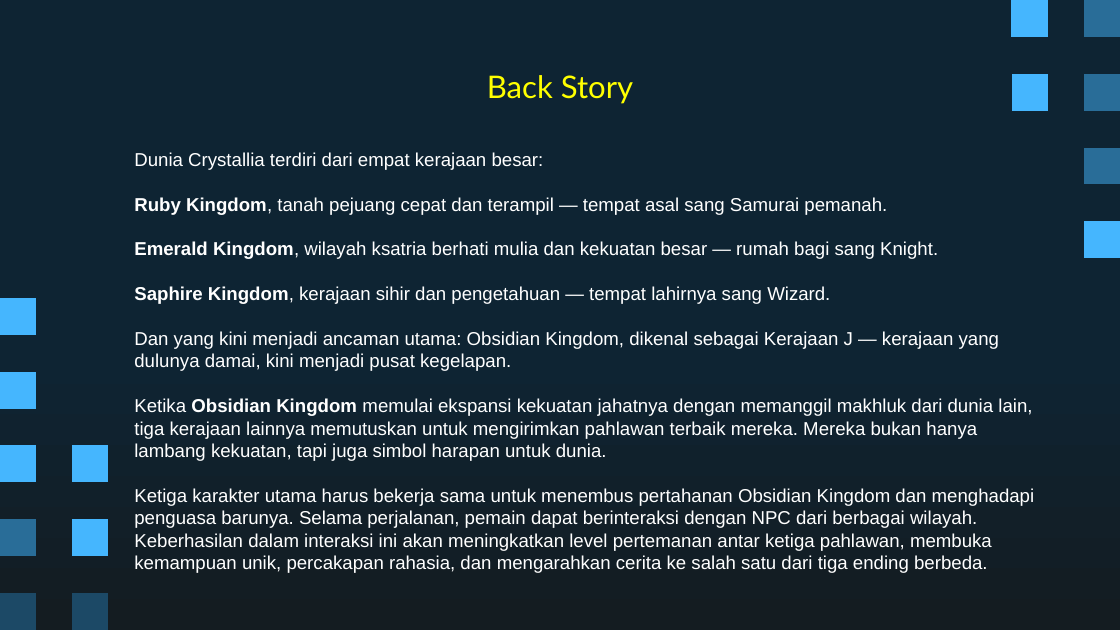
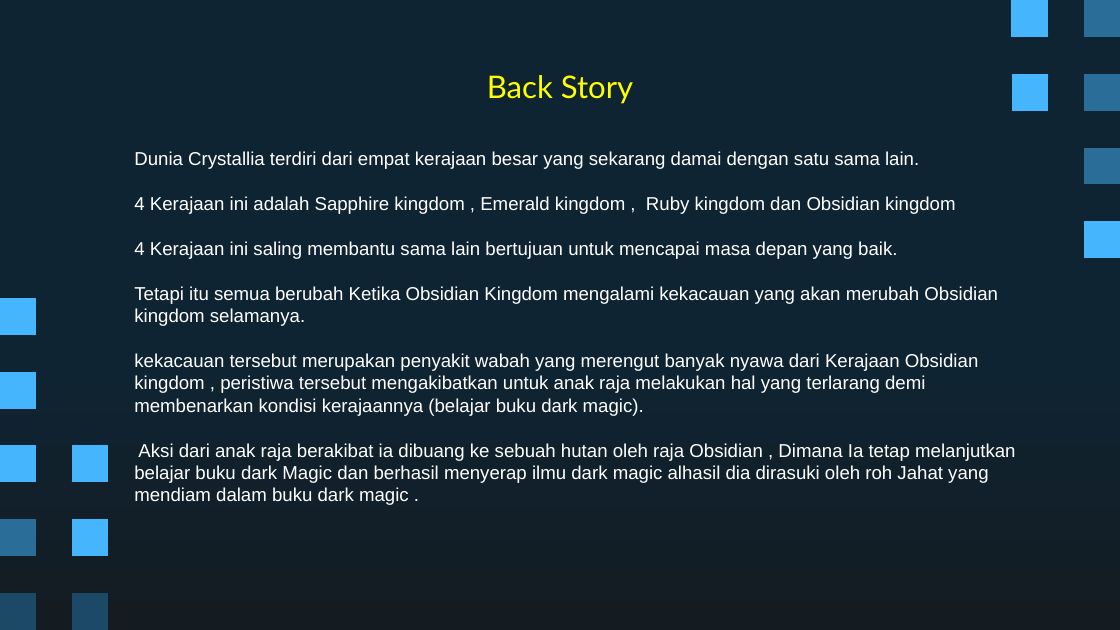
Before and after one commit to Ricardhad/gameProgProject, a slide deck: slide 2 of Super Pixel Vintage Gaming by Slidesgo.pptx. Drawn at 1120x630 pixels with LibreOffice and Linux fonts; fonts in the diff are those of the drawing. Boxes give left, top, right and bottom in pixels: in the first picture for what was removed or moved away, otherwise in the second. Text is boxed around its words. In the diff, an @@ line names an element or a change of style, - is before the commit and + after.

```diff
--- a/Super Pixel Vintage Gaming by Slidesgo.pptx
+++ b/Super Pixel Vintage Gaming by Slidesgo.pptx
@@ text at box(134, 151, 1015, 505): text changed @@
-Dunia Crystallia terdiri dari empat kerajaan besar:
-Ruby Kingdom, tanah pejuang cepat dan terampil — tempat asal sang Samurai pemanah.
-Emerald Kingdom, wilayah ksatria berhati mulia dan kekuatan besar — rumah bagi sang Knight.
-Saphire Kingdom, kerajaan sihir dan pengetahuan — tempat lahirnya sang Wizard.
-Dan yang kini menjadi ancaman utama: Obsidian Kingdom, dikenal sebagai Kerajaan J — kerajaan yang dulunya damai, kini menjadi pusat kegelapan.
-Ketika Obsidian Kingdom memulai ekspansi kekuatan jahatnya dengan memanggil makhluk dari dunia lain, tiga kerajaan lainnya memutuskan untuk mengirimkan pahlawan terbaik mereka. Mereka bukan hanya lambang kekuatan, tapi juga simbol harapan untuk dunia.
-Ketiga karakter utama harus bekerja sama untuk menembus pertahanan Obsidian Kingdom dan menghadapi penguasa barunya. Selama perjalanan, pemain dapat berinteraksi dengan NPC dari berbagai wilayah. Keberhasilan dalam interaksi ini akan meningkatkan level pertemanan antar ketiga pahlawan, membuka kemampuan unik, percakapan rahasia, dan mengarahkan cerita ke salah satu dari tiga ending berbeda.
+Dunia Crystallia terdiri dari empat kerajaan besar yang sekarang damai dengan satu sama lain.
+4 Kerajaan ini adalah Sapphire kingdom , Emerald kingdom , Ruby kingdom dan Obsidian kingdom
+4 Kerajaan ini saling membantu sama lain bertujuan untuk mencapai masa depan yang baik.
+Tetapi itu semua berubah Ketika Obsidian Kingdom mengalami kekacauan yang akan merubah Obsidian kingdom selamanya.
+kekacauan tersebut merupakan penyakit wabah yang merengut banyak nyawa dari Kerajaan Obsidian kingdom , peristiwa tersebut mengakibatkan untuk anak raja melakukan hal yang terlarang demi membenarkan kondisi kerajaannya (belajar buku dark magic).
+Aksi dari anak raja berakibat ia dibuang ke sebuah hutan oleh raja Obsidian , Dimana Ia tetap melanjutkan belajar buku dark Magic dan berhasil menyerap ilmu dark magic alhasil dia dirasuki oleh roh Jahat yang mendiam dalam buku dark magic .
```
Also in this commit, not shown: 7 other slides changed, 2 slides added, 2 slides removed.
